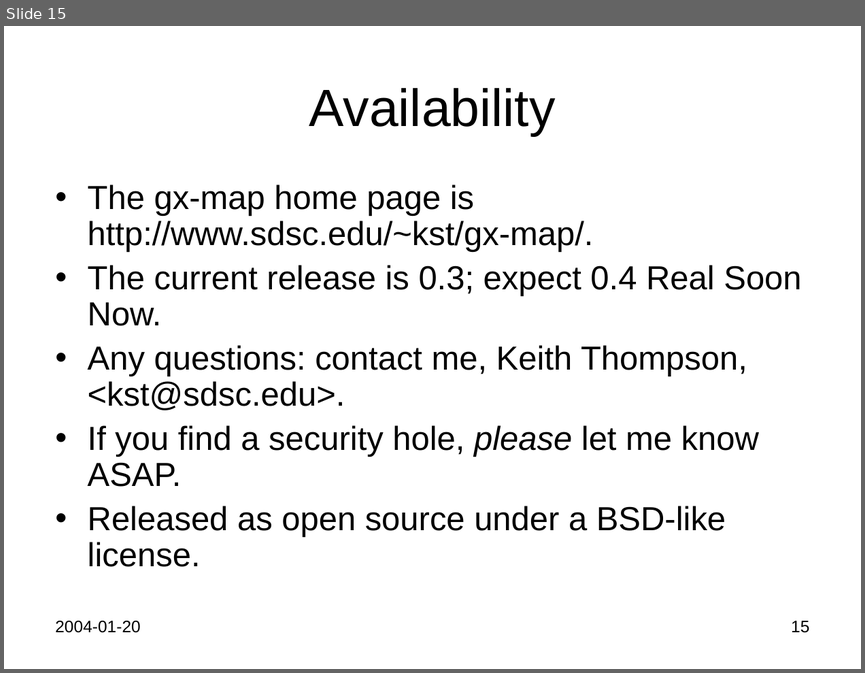
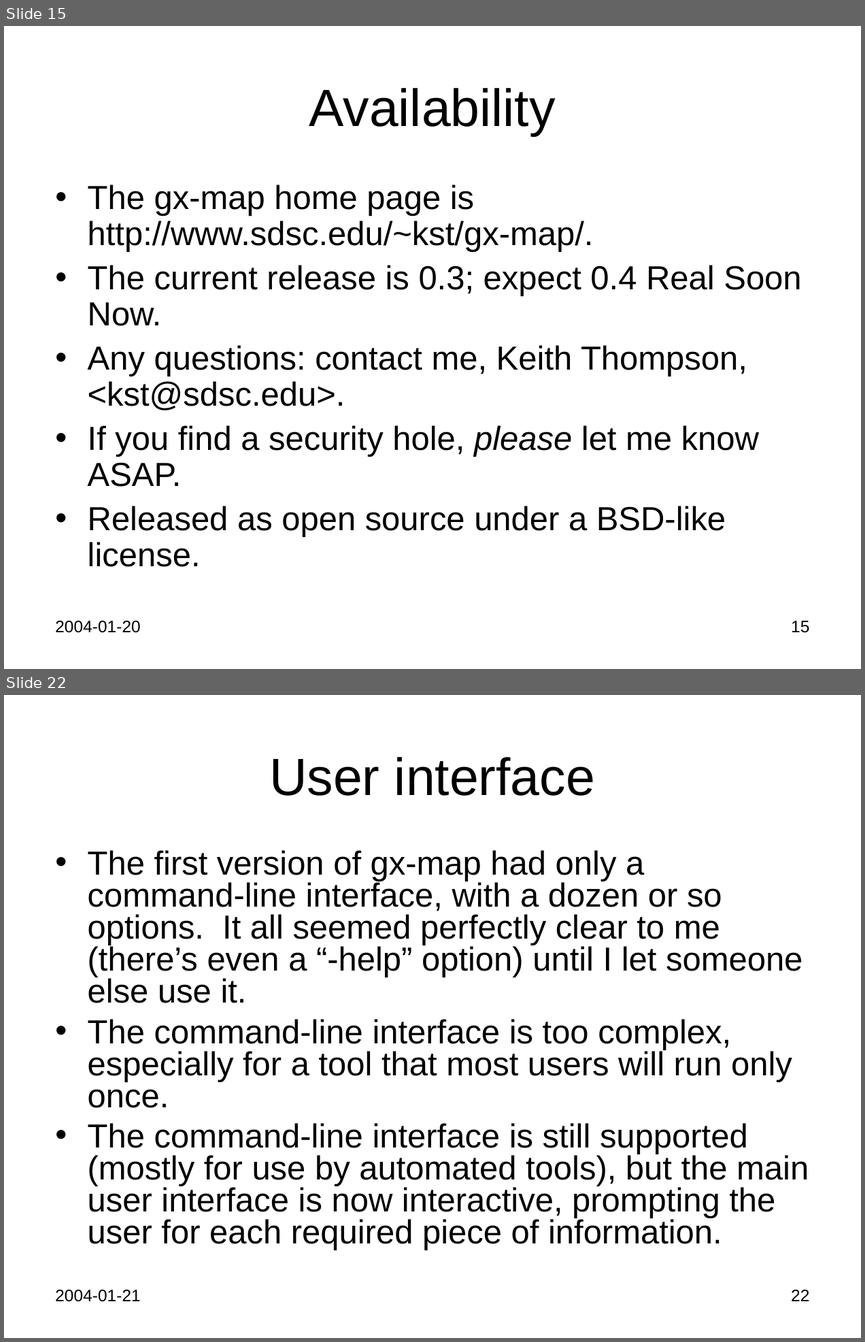
Before and after one commit to Keith-S-Thompson/gx-map, a slide deck: gx-map.ppt. Shown one above the other, each under a label of ours: slide 15 before the commit, slides 15 and 22 after it; the slides between them are not shown. The pictures are 865x673 and 865x1342 pixels, drawn with LibreOffice and Linux fonts; fonts in the diff are those of the drawing. Boxes give left, top, right and bottom in pixels: in the first picture for what was removed or moved away, otherwise in the second. Text is boxed around its words. In the diff, an @@ line names an element or a change of style, - is before the commit and + after.

```diff
--- a/gx-map.ppt
+++ b/gx-map.ppt
@@ slide 22 added at [4,695,861,1338], background #FFFFFF @@
@@ title added at [269,757,595,796], 44 pt, text #000000 @@
+User interface
@@ text added at [88,850,808,1251], 28 pt, text #000000 @@
+• The first version of gx-map had only a command-line interface, with a dozen or so options. It all seemed perfectly clear to me (there’s even a “-help” option) until I let someone else use it.
+• The command-line interface is too complex, especially for a tool that most users will run only once.
+• The command-line interface is still supported (mostly for use by automated tools), but the main user interface is now interactive, prompting the user for each required piece of information.
@@ text added at [55,1289,140,1302], 14 pt, text #000000 @@
+2004-01-21
@@ page number added at [791,1289,809,1301], 14 pt, text #000000 @@
+22
```
Also in this commit, not shown: 1 slide changed, 13 other slides added.
